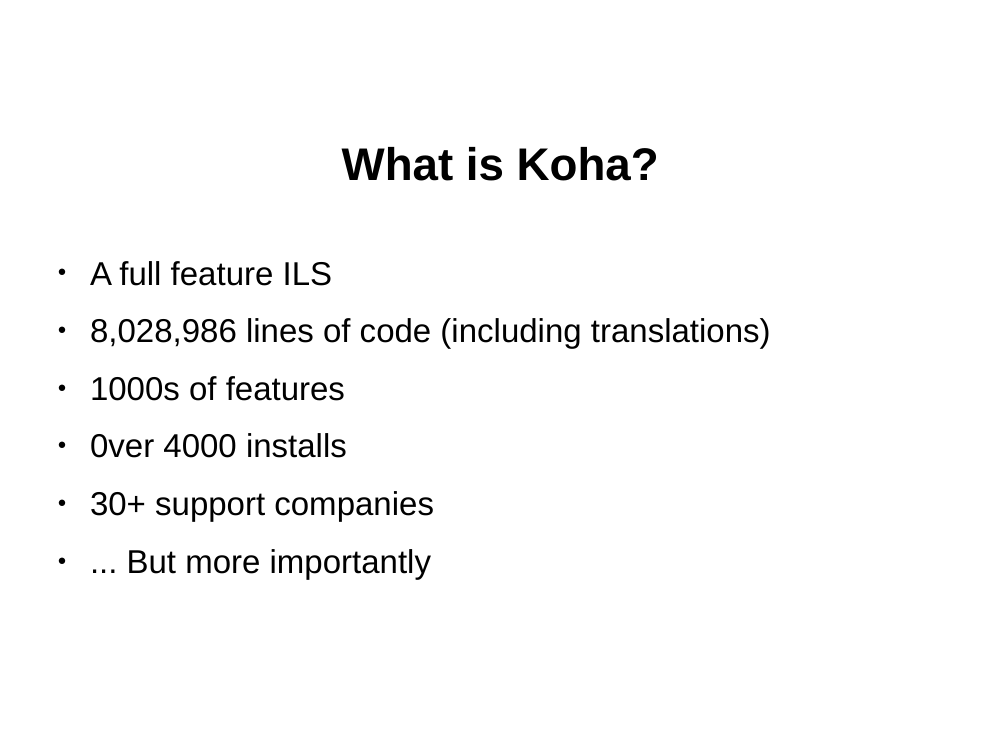
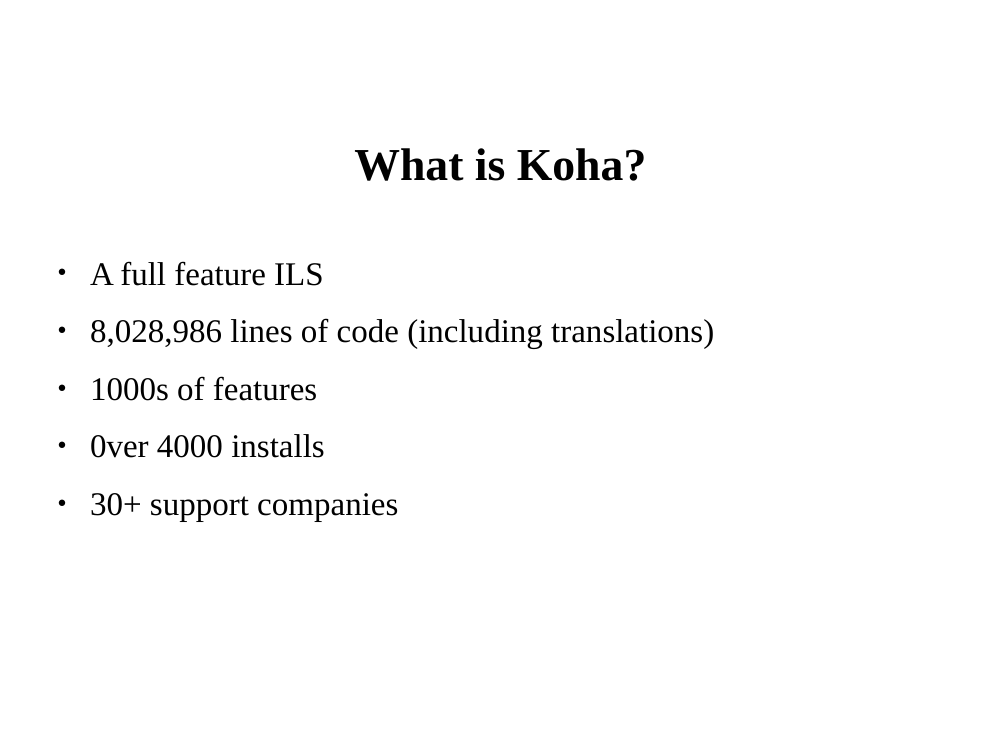
Before and after one commit to ranginui/presentation, a slide deck: slide 5 of eifl/eifl.odp. Drawn at 1008x756 pixels with LibreOffice and Linux fonts; fonts in the diff are those of the drawing; background and template pictures are left out. Boxes give left, top, right and bottom in pixels: in the first picture for what was removed or moved away, otherwise in the second. Text is boxed around its words. In the diff, an @@ line names an element or a change of style, - is before the commit and + after.

```diff
--- a/eifl/eifl.odp
+++ b/eifl/eifl.odp
@@ title "What is Koha?" at <box>354,148,647,181</box>: font Arial to Times New Roman @@
@@ text "A full feature ILS" at <box>90,261,714,522</box>: font Arial to Times New Roman @@
@@ text at <box>127,549,431,579</box>: paragraph removed @@
-● ... But more importantly
```
Also in this commit, not shown: 9 other slides changed.
